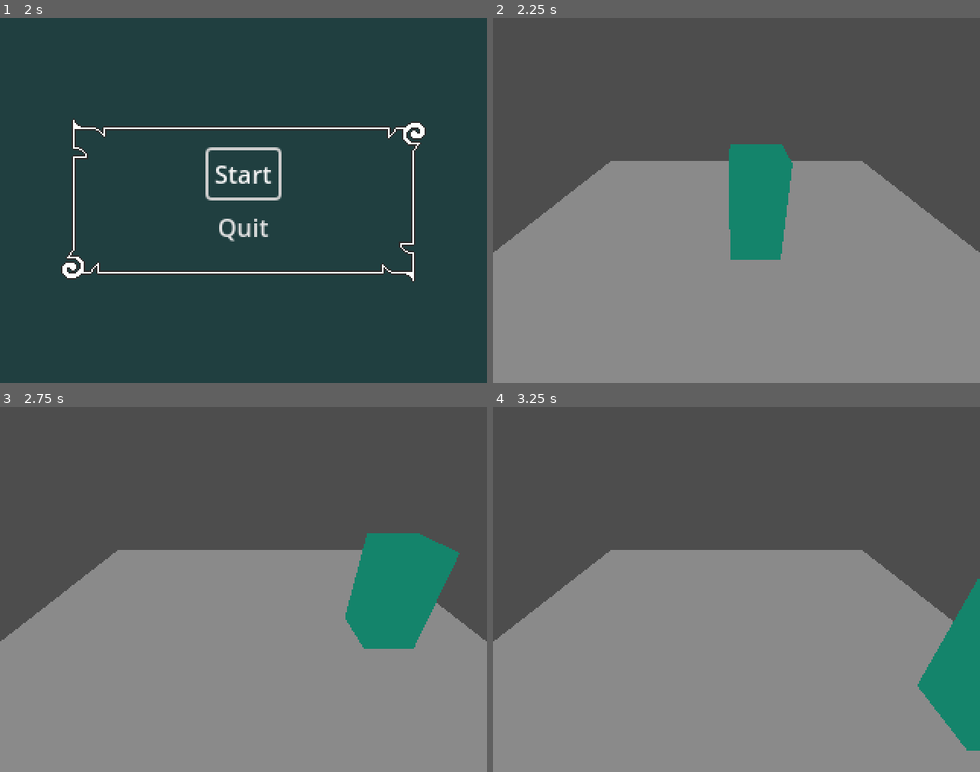
Above: before the commit, frames 1-4 (two rows, left to right).
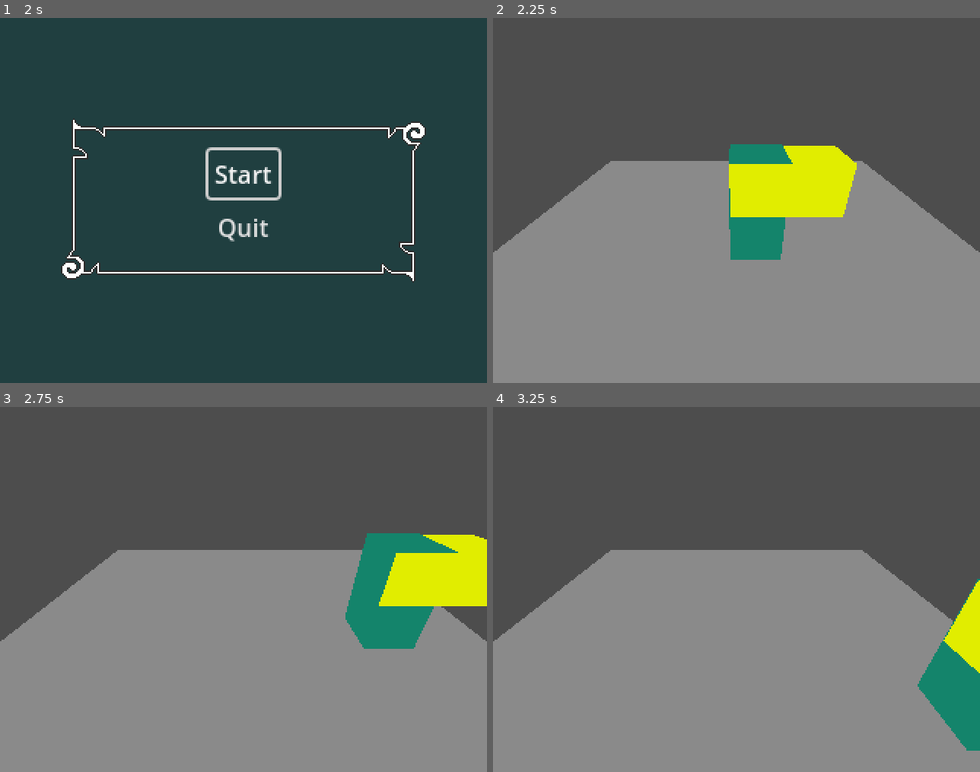
Above: after the commit, the same moments.

Repository: AlphaRed/BerryNutHarvest
Game: Godot game, scene res://menu.tscn
Same seed, same stepped clock (60 frames per second), same inputs: the game is played once before the commit and once after it.
Inputs:
- Up to frame 1 (2 s): click "Start" at 0.5 s; click "Start" at 1.25 s
- Up to frame 2 (2.25 s): tap Enter at 2 s; hold D (right) from 2.03 s (still down)
- Up to frame 3 (2.75 s): keep holding D (right)
- Up to frame 4 (3.25 s): release D (right) at 2.78 s; hold S (down) from 2.78 s (still down)

Frame 1 is identical in both runs. In frame 2, 4.2% of the frame differs, in the area x 48-75%, y 35-55%; in frame 3, 3.4%; in frame 4, 1.0%.

Commit message:
Model now faces direction of movement

Diff:
--- a/CharacterBody3D.gd
+++ b/CharacterBody3D.gd
@@ -6,6 +6,7 @@
 # Get the gravity from the project settings to be synced with RigidBody nodes.
 var gravity = ProjectSettings.get_setting("physics/3d/default_gravity")
 
+@onready var model = $MeshInstance3D
 
 func _physics_process(delta):
 	# Add the gravity...may not need
@@ -19,6 +20,9 @@
 	if direction:
 		velocity.x = move_toward(velocity.x, direction.x * SPEED, ACCEL)
 		velocity.z = move_toward(velocity.z, direction.z * SPEED, ACCEL)
+		# set look direction
+		var look_dir = Vector2(-direction.z, -direction.x)
+		model.rotation.y = look_dir.angle()
 	else:
 		velocity.x = move_toward(velocity.x, 0, ACCEL)
 		velocity.z = move_toward(velocity.z, 0, ACCEL)
--- a/player.tscn
+++ b/player.tscn
@@ -6,6 +6,11 @@
 
 [sub_resource type="StandardMaterial3D" id="StandardMaterial3D_s2w4s"]
 albedo_color = Color(0.0901961, 0.517647, 0.419608, 1)
+
+[sub_resource type="BoxMesh" id="BoxMesh_fc8vd"]
+
+[sub_resource type="StandardMaterial3D" id="StandardMaterial3D_guol1"]
+albedo_color = Color(0.882353, 0.929412, 0, 1)
 
 [sub_resource type="CapsuleShape3D" id="CapsuleShape3D_d7x5l"]
 
@@ -20,5 +25,11 @@
 mesh = SubResource("BoxMesh_j8d23")
 surface_material_override/0 = SubResource("StandardMaterial3D_s2w4s")
 
+[node name="MeshInstance3D2" type="MeshInstance3D" parent="CharacterBody3D/MeshInstance3D"]
+transform = Transform3D(1, 0, 0, 0, 0.5, 0, 0, 0, 2, 0, 0.246467, -0.511886)
+mesh = SubResource("BoxMesh_fc8vd")
+skeleton = NodePath("../..")
+surface_material_override/0 = SubResource("StandardMaterial3D_guol1")
+
 [node name="CollisionShape3D" type="CollisionShape3D" parent="CharacterBody3D"]
 shape = SubResource("CapsuleShape3D_d7x5l")
Not shown: 1 places in player.tscn that only renumber resources
